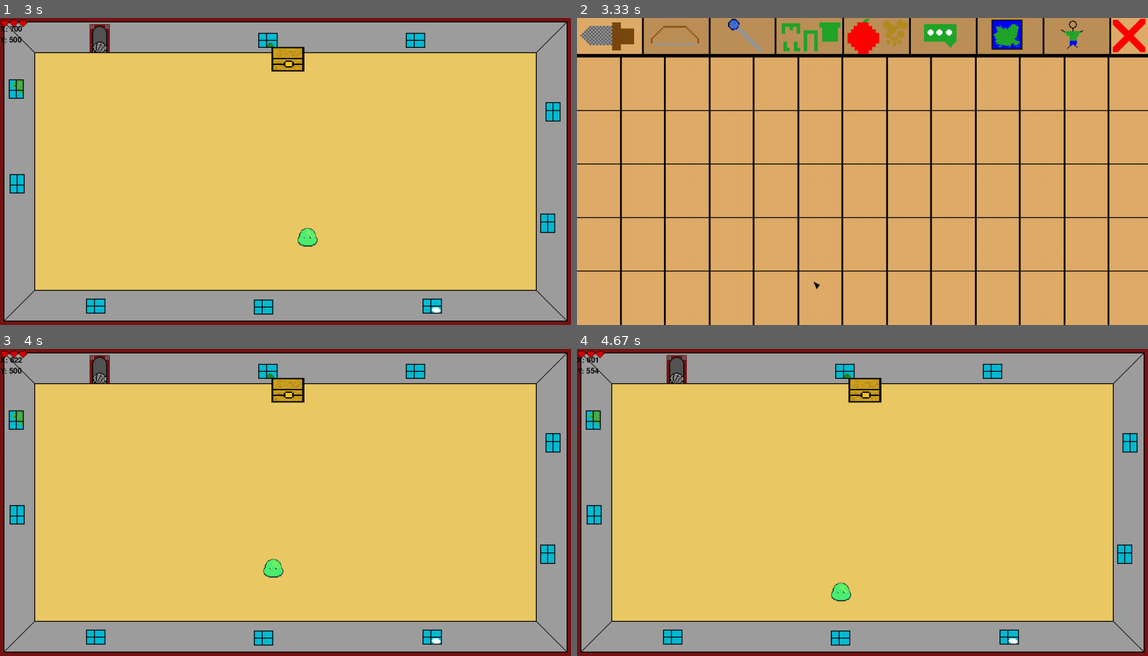
Above: before the commit, frames 1-4 (two rows, left to right).
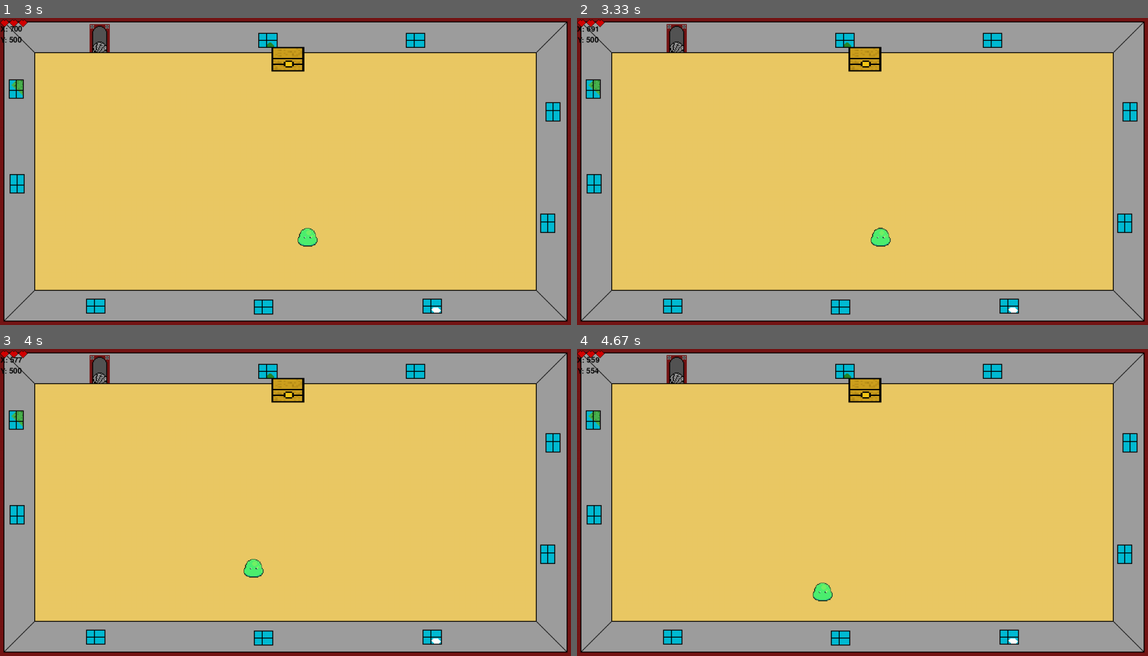
Above: after the commit, the same moments.

Repository: Judthdudeee13/Galaxy_of_the_Gods
Game: pygame game, started from boy_code.py
Same seed, same stepped clock (60 frames per second), same inputs: the game is played once before the commit and once after it.
Inputs (mouse positions are in pixels of both pictures, inside the frame that each line leads up to):
- Up to frame 1 (3 s): hold D 0.33-0.8 s; move the mouse to (262, 183) at 0.37 s; press the mouse at (496, 278) at 0.87 s; move the mouse to (422, 239) at 0.97 s; release the mouse at (354, 199) at 1.1 s; press the mouse at (496, 278) at 1.2 s; move the mouse to (354, 235) at 1.3 s; release the mouse at (211, 192) at 1.43 s; press the mouse at (336, 208) at 1.53 s; move the mouse to (205, 196) at 1.63 s; release the mouse at (79, 186) at 1.77 s; hold W 1.83-2.13 s; click (114, 79) at 1.92 s; hold D 2.17-2.63 s; click (251, 186) at 2.25 s; press the mouse at (336, 208) at 2.7 s; move the mouse to (291, 177) at 2.8 s; release the mouse at (251, 143) at 2.93 s
- Up to frame 2 (3.33 s): hold Q from 3 s (still down); hold A from 3 s (still down); click (816, 285) at 3.08 s
- Up to frame 3 (4 s): release Q at 3.53 s; release A at 3.53 s; hold A from 3.57 s (still down)
- Up to frame 4 (4.67 s): release A at 4.1 s; hold S 4.13-4.43 s

Frame 1 is identical in both runs. In frame 2, 100% of the frame differs, in the area x 0-100%, y 0-100%; in frame 3, 0.4%; in frame 4, 0.4%.

Commit message:
set up base for imventory set up

Diff:
--- a/boy_code.py
+++ b/boy_code.py
@@ -1,7 +1,7 @@
 import pygame, sys, random, time, pickle
 import monster as mon
 from pygame.locals import *
-import inventory as inv
+import information_screens
 import weapons
 
 keys = pygame.key.get_pressed()
@@ -12,7 +12,7 @@
 pygame.mixer.init()
 clock = pygame.time.Clock()
 pygame.mouse.set_visible(False)
-inventorys = inv.inventory_class()
+inventorys = information_screens.inventory()
 
 GAME_DEVELOPER_MACANICS = True
 
@@ -307,8 +307,7 @@
         inventory['range'][1] = 'basic_bow'
         #inventory['sword'][1] = 'basic_sword'
         q = True
-        inventorys.load_inventory_background()
-        inventorys.load_inventory(inventory)
+        inventorys.run(inventory)
         bg = 0
     if p.centery <= 103 and p.centerx >= 613 and p.centerx <= 700:
         left = False
@@ -637,11 +636,11 @@
 while game == True:
     keys = pygame.key.get_pressed()
     #open inventory
-    if keys[K_q] and bg != 0 and time.time() -  inventory_time > .5:
+    if keys[K_q] and bg != 0 and time.time() -  inventory_time > .25:
         obg = bg
         bg = 0
         inventory_time = time.time()
-    elif bg == 0 and keys[K_q] and time.time() -  inventory_time > .5:
+    elif bg == 0 and keys[K_q] and time.time() -  inventory_time > .25:
         bg = obg
         inventory_time = time.time()
 
@@ -672,8 +671,7 @@
     game_developer()
 
     if bg == 0:
-        inventorys.load_inventory_background()
-        inventorys.load_inventory(inventory)
+        inventorys.run(inventory)
 
     #move player
     if bg != 0:
--- a/inventory.py
+++ b/information_screens.py
@@ -36,9 +36,10 @@
     mouse_rect.centery = y
     window.blit(mouse, mouse_rect)
 
-class inventory_class:
+class inventory:
     def __init__(self):
         self.inventory_melee = pygame.image.load("sword_inventory.png")
+        self.inventory_bow = pygame.image.load("bow_inventory.png")
         self.background = self.inventory_melee
         self.inventory_spot = []
         for y in range(6):
@@ -47,16 +48,25 @@
                     x_pos = (x*100)+50
                     self.inventory_spot.append((x_pos, y_pos))
 
+    def run(self, inventory_list):
+        self.inventory_list = inventory_list
+        self.load_inventory_background()
+        self.load_inventory()
 
-    def load_inventory(self, inventory_map):
-        try:
-            if inventory_map['sword'][1] == 'basic_sword':
+
+    def load_inventory(self):
+        if self.background  == self.inventory_melee:
+            if self.inventory_list['sword'][1]:
                 basic_sword = pygame.image.load('basic_sword(inv).png')
                 basic_sword_rect = basic_sword.get_rect()
                 basic_sword_rect.center = self.inventory_spot[0]
                 window.blit(basic_sword, basic_sword_rect)
-        except Exception as e:
-            print(e)
+        elif self.background  == self.inventory_bow:
+            if self.inventory_list['range'][1]:
+                basic_sword = pygame.image.load('basic_sword(inv).png')
+                basic_sword_rect = basic_sword.get_rect()
+                basic_sword_rect.center = self.inventory_spot[0]
+                window.blit(basic_sword, basic_sword_rect)
 
         mouse_pos()
 
Binary file changed: gotg.pickle
